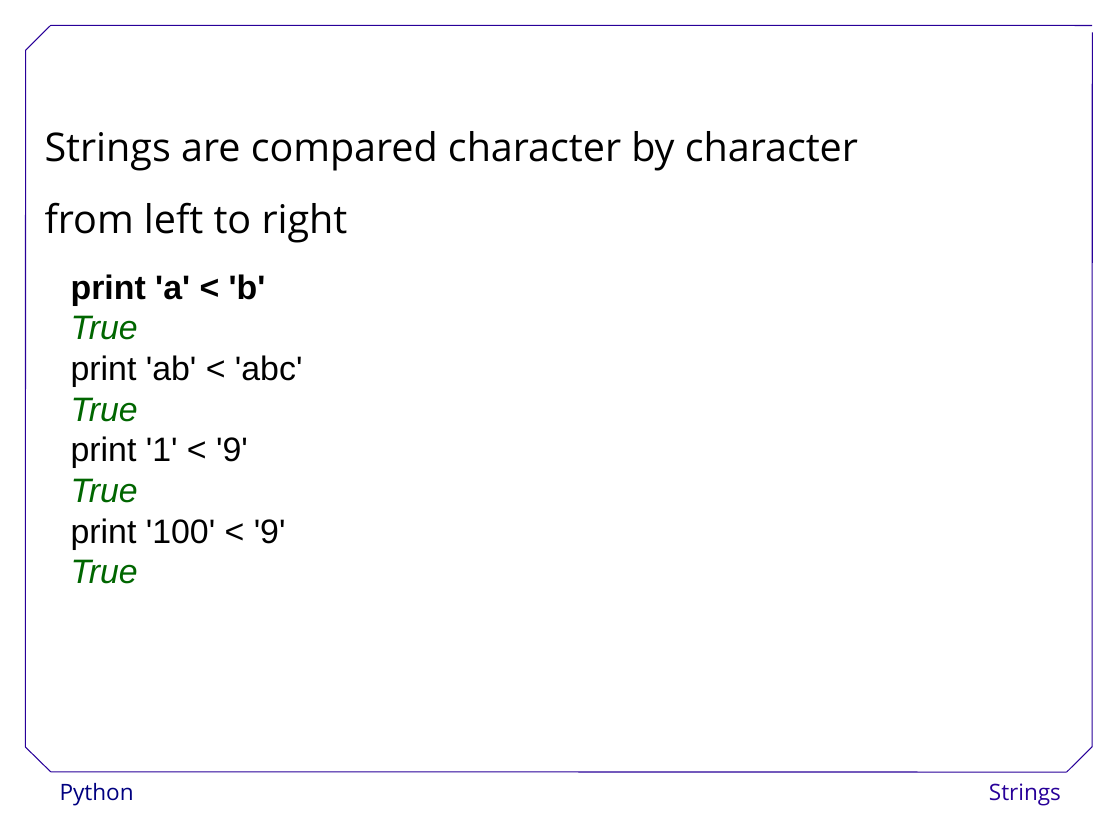
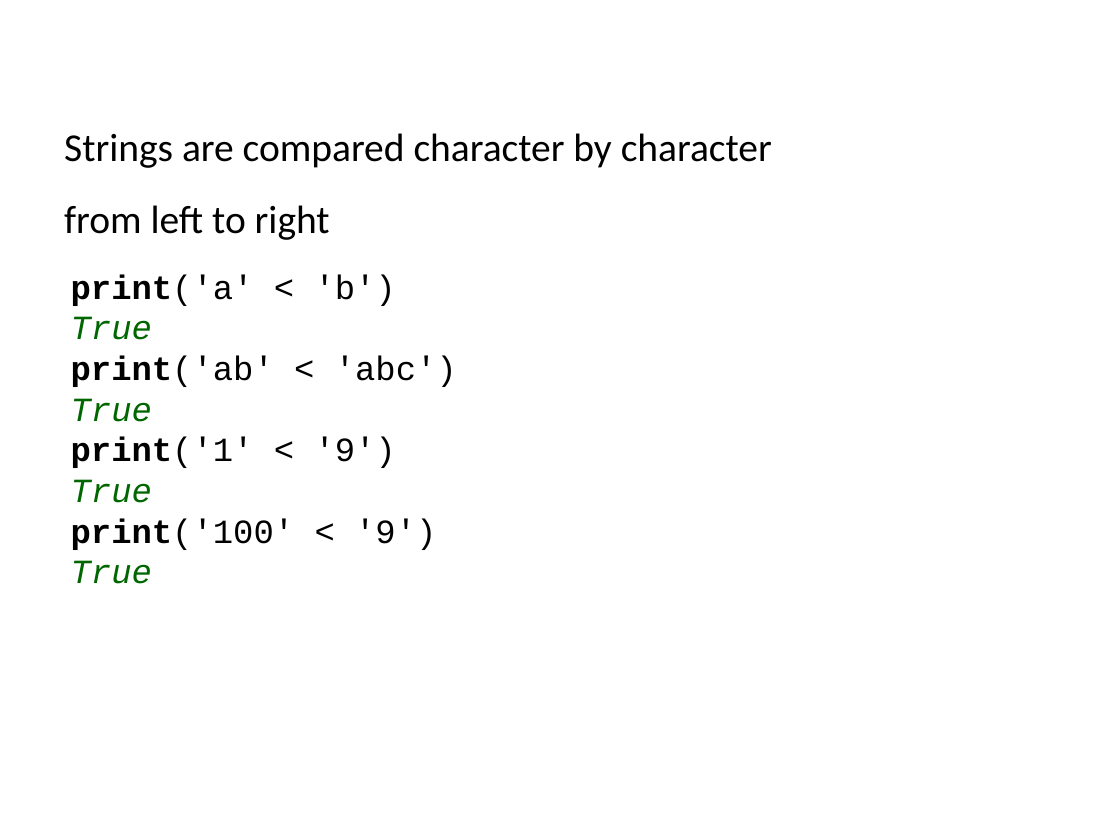
Before and after one commit to ncasuk/ncas-isc, a slide deck: slide 16 of python/presentations/learning_python/12_strings.ppt. Drawn at 1120x840 pixels with LibreOffice and Linux fonts; fonts in the diff are those of the drawing; background and template pictures are left out. Boxes give left, top, right and bottom in pixels: in the first picture for what was removed or moved away, otherwise in the second. Text is boxed around its words. In the diff, an @@ line names an element or a change of style, - is before the commit and + after.

Commit message:
Updated and checked learning_python12

```diff
--- a/python/presentations/learning_python/12_strings.ppt
+++ b/python/presentations/learning_python/12_strings.ppt
@@ text "Strings are compared character by ..." moved from (x1=45, y1=131, x2=858, y2=243) to (x1=64, y1=133, x2=772, y2=240) @@
@@ text "Strings are compared character by ..." at (x1=64, y1=133, x2=772, y2=240): font Open Sans to Calibri @@
@@ text at (x1=71, y1=274, x2=396, y2=306): text changed; font Arial to Courier New; bold off @@
-print 'a' < 'b'
+print('a' < 'b')
@@ text at (x1=71, y1=316, x2=152, y2=584): font Arial to Courier New in "True", "True", "True", "True" @@
@@ text at (x1=71, y1=355, x2=457, y2=387): text changed; font Arial to Courier New @@
-print 'ab' < 'abc'
+print('ab' < 'abc')
@@ text at (x1=71, y1=437, x2=396, y2=468): text changed; font Arial to Courier New @@
-print '1' < '9'
+print('1' < '9')
@@ text at (x1=71, y1=518, x2=436, y2=550): text changed; font Arial to Courier New @@
-print '100' < '9'
+print('100' < '9')
@@ group removed at (x1=25, y1=25, x2=1093, y2=772): 7 lines @@
@@ text removed at (x1=60, y1=783, x2=134, y2=806) @@
-Python
@@ text removed at (x1=989, y1=783, x2=1061, y2=806) @@
-Strings
```
Also in this commit, not shown: 58 other slides changed, 1 slide added, 2 slides removed.
